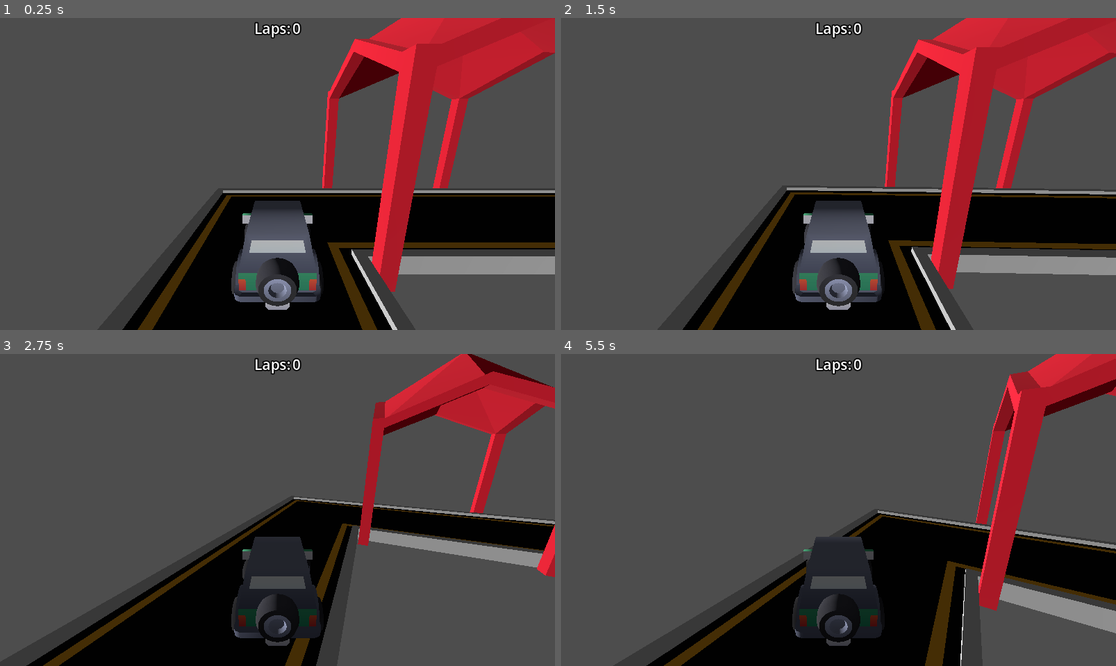
Above: before the commit, frames 1-4 (two rows, left to right).
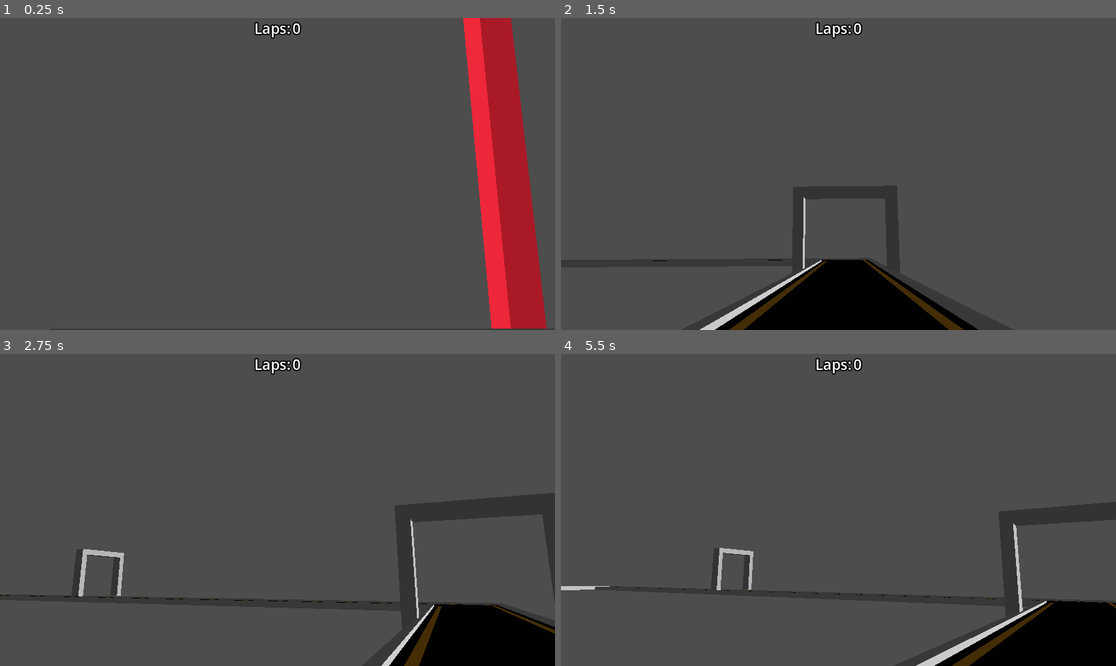
Above: after the commit, the same moments.

Repository: ryan-mai/car-game
Game: Godot game, scene res://game.tscn
The game is run twice, just before and just after one commit, with the same random seed, the same clock (stepped at 60 frames per second) and the same inputs.
Inputs (mouse positions are in pixels of both pictures, inside the frame that each line leads up to):
- Up to frame 1 (0.25 s): no input
- Up to frame 2 (1.5 s): tap Enter at 0.5 s; move the mouse to (960, 158) at 0.52 s; hold Right (ui_right) 0.53-1.28 s; move the mouse to (727, 189) at 1.27 s; hold Down (ui_down) from 1.28 s (still down)
- Up to frame 3 (2.75 s): move the mouse to (333, 441) at 2.02 s; release Down (ui_down) at 2.03 s; hold Right (ui_right) from 2.03 s (still down)
- Up to frame 4 (5.5 s): move the mouse to (810, 572) at 2.77 s; release Right (ui_right) at 2.78 s; hold Up (ui_up) 2.78-3.53 s; move the mouse to (1005, 556) at 3.52 s; hold Left (ui_left) 3.53-5.03 s; move the mouse to (672, 463) at 4.27 s; move the mouse to (866, 510) at 5.02 s; hold Down (ui_down) from 5.03 s (still down)

The runs differ from the first frame. In frame 1, 38% of the frame differs, in the area x 22-100%, y 0-100%; in frame 2, 31%; in frame 3, 35%; in frame 4, 35%.

Commit message:
Made it FOV

Diff:
--- a/suv.gd
+++ b/suv.gd
@@ -1,5 +1,6 @@
 extends VehicleBody3D
 
+@onready var camera: Camera3D = $Camera3D
 var max_RPM = 450
 var max_torque = 300
 var turn_speed = 3
@@ -19,6 +20,16 @@
 	steering = lerp(steering, steering_direction * turn_amount, turn_speed * delta)
 	print(engine_force)
 	if direction != 0:
+		if direction < 0:
+			camera.position.x = 0.3
+			camera.position.y = 1.2
+			camera.position.z = -1.0
+			camera.rotation.y = 0
+		else:
+			camera.position.x = 0.3
+			camera.position.y = 1.0
+			camera.position.z = 0.55
+			camera.rotation.y = deg_to_rad(180.0)
 		engine_force = torque
 		brake = 0
 	else:
--- a/suv.tscn
+++ b/suv.tscn
@@ -220,7 +220,7 @@
 size = Vector3(1, 0.814331, 1.77527)
 
 [node name="Suv" type="VehicleBody3D"]
-mass = 2.0
+mass = 240.0
 center_of_mass_mode = 1
 center_of_mass = Vector3(0, 0, 0.2)
 script = ExtResource("1_xd8gw")
@@ -302,4 +302,5 @@
 shape = SubResource("BoxShape3D_3g1xa")
 
 [node name="Camera3D" type="Camera3D" parent="."]
-transform = Transform3D(-1, 0, -8.74228e-08, -2.26267e-08, 0.965926, 0.258819, 8.44439e-08, 0.258819, -0.965926, 0, 2.8645, -3.5262)
+transform = Transform3D(-1, 1.51808e-08, 8.60946e-08, 0, 0.984808, -0.173648, -8.74228e-08, -0.173648, -0.984808, 0.3, 1, 0.55)
+fov = 45.0
